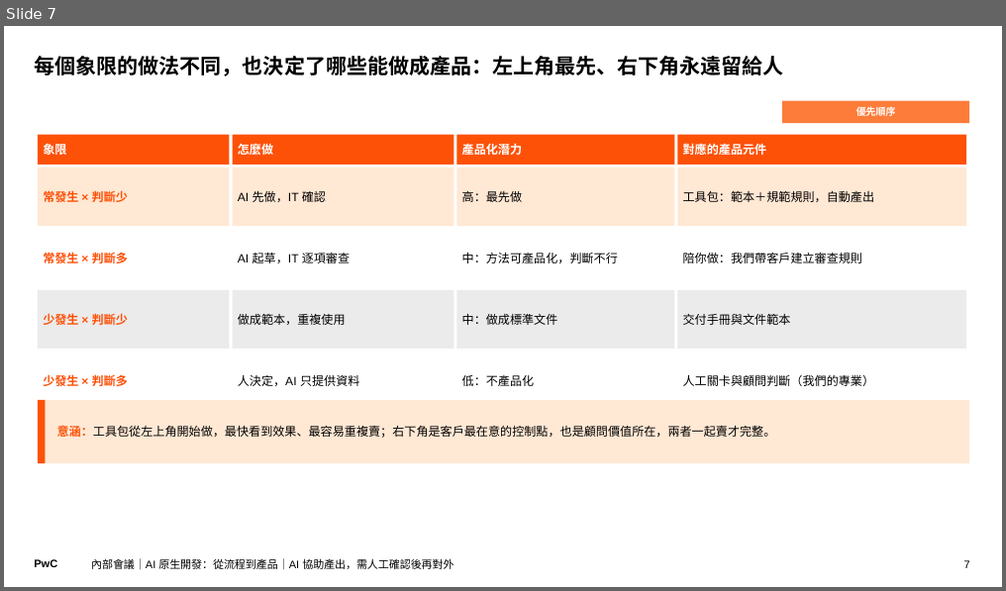
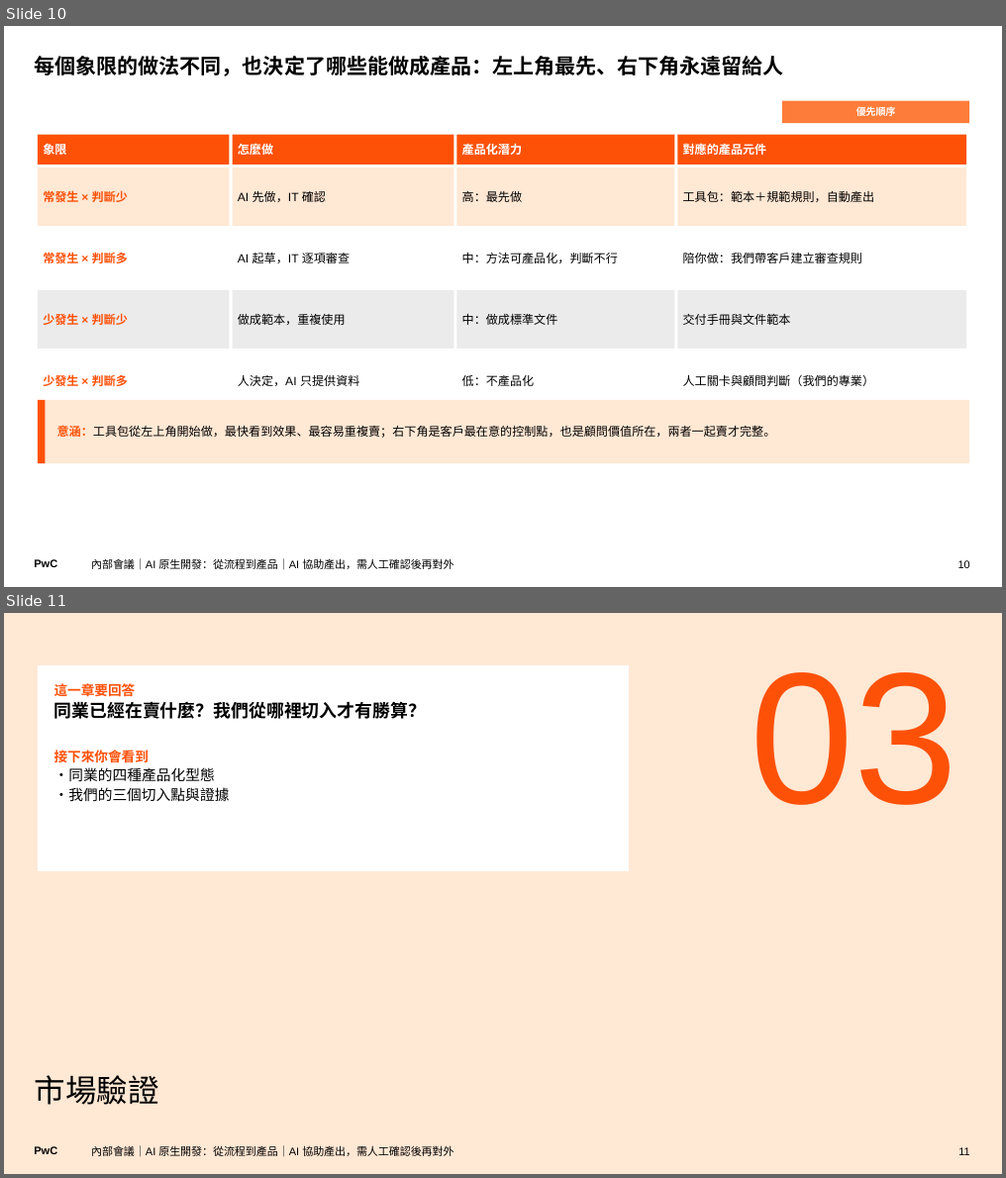
Before and after one commit to Robshao/PwC_FSC1, a slide deck: research/ai-native-sdlc/AI原生開發_從流程到產品_內部會議.pptx. Shown one above the other, each under a label of ours: slide 7 before the commit, slides 10 and 11 after it. The pictures are 1006x591 and 1006x1178 pixels, drawn with LibreOffice and Linux fonts; fonts in the diff are those of the drawing. Boxes give left, top, right and bottom in pixels: in the first picture for what was removed or moved away, otherwise in the second. Text is boxed around its words. In the diff, an @@ line names an element or a change of style, - is before the commit and + after.

```diff
--- a/research/ai-native-sdlc/AI原生開發_從流程到產品_內部會議.pptx
+++ b/research/ai-native-sdlc/AI原生開發_從流程到產品_內部會議.pptx
@@ slide 11 added at (x1=4, y1=613, x2=1002, y2=1174), background #FFE8D4; not listed: 1 template element that a slide beside it also shows @@
@@ rectangle added at (x1=38, y1=665, x2=629, y2=871), fill #FFFFFF, 14 pt, text #000000, bold @@
+這一章要回答
+同業已經在賣什麼？我們從哪裡切入才有勝算？
+接下來你會看到
+・同業的四種產品化型態
+・我們的三個切入點與證據
@@ text added at (x1=750, y1=672, x2=958, y2=805), 180 pt, text #FD5108 @@
+03
@@ title added at (x1=35, y1=1075, x2=159, y2=1105), 30 pt, text #000000 @@
+市場驗證
@@ text added at (x1=91, y1=1146, x2=453, y2=1157), 10.5 pt, text #000000 @@
+內部會議｜AI 原生開發：從流程到產品｜AI 協助產出，需人工確認後再對外
@@ page number added at (x1=958, y1=1148, x2=969, y2=1156), 10.5 pt, text #000000 @@
+11
@@ what was slide 7 is now slide 10 @@
@@ page number at (x1=958, y1=561, x2=970, y2=569): text changed @@
-7
+10
```
Also in this commit, not shown: 4 slides changed, 6 other slides added, 3 other files.
